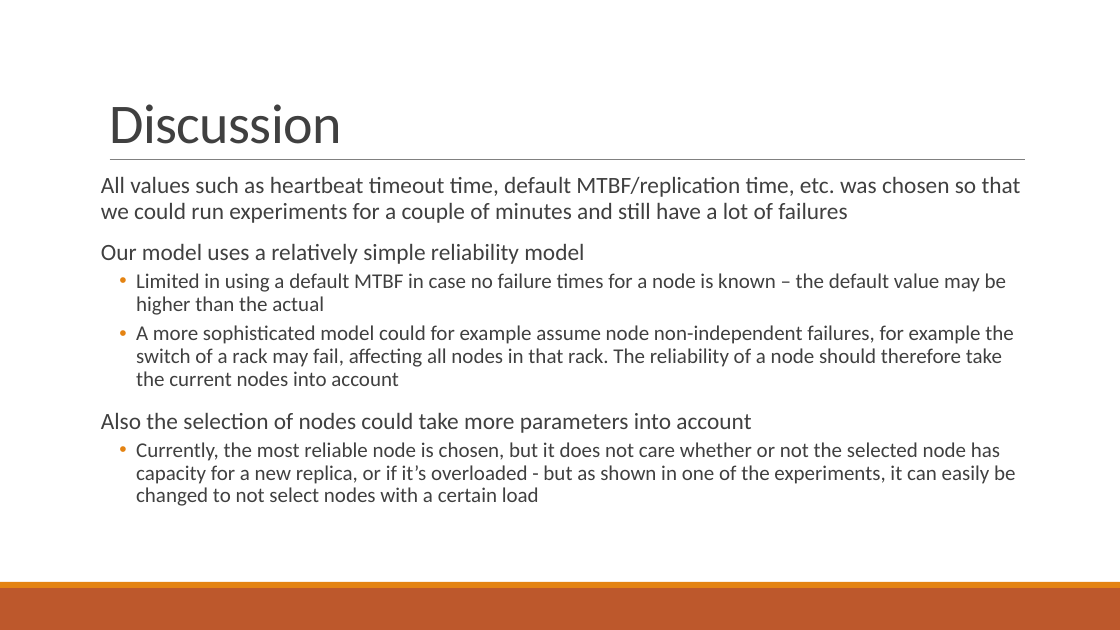
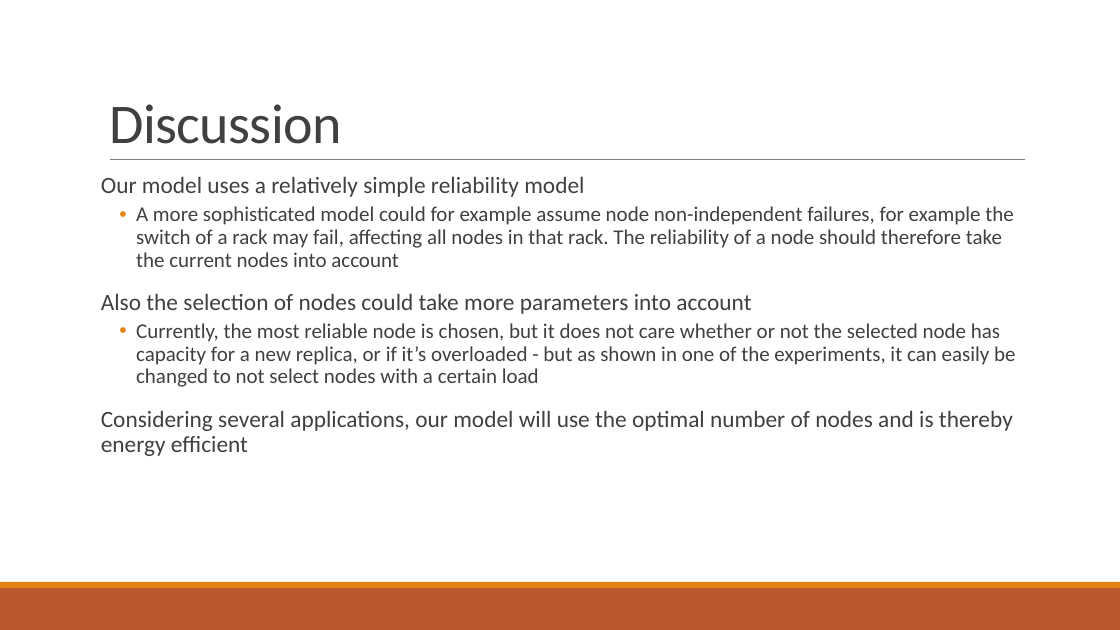
Before and after one commit to PStahl/master_thesis, a slide deck: slide 37 of presentation/presentation2.pptx (slide 45 before the commit). Drawn at 1120x630 pixels with LibreOffice and Linux fonts; fonts in the diff are those of the drawing. Boxes give left, top, right and bottom in pixels: in the first picture for what was removed or moved away, otherwise in the second. Text is boxed around its words. In the diff, an @@ line names an element or a change of style, - is before the commit and + after.

```diff
--- a/presentation/presentation2.pptx
+++ b/presentation/presentation2.pptx
@@ text at box(101, 177, 1021, 223): paragraph removed @@
-All values such as heartbeat timeout time, default MTBF/replication time, etc. was chosen so that we could run experiments for a couple of minutes and still have a lot of failures
@@ text at box(136, 273, 1006, 315): paragraph removed @@
-  • Limited in using a default MTBF in case no failure times for a node is known – the default value may be higher than the actual
@@ text at box(101, 411, 1013, 456): paragraph added @@
+Considering several applications, our model will use the optimal number of nodes and is thereby energy efficient
```
Also in this commit, not shown: 11 other slides changed, 1 slide added, 11 slides removed.
